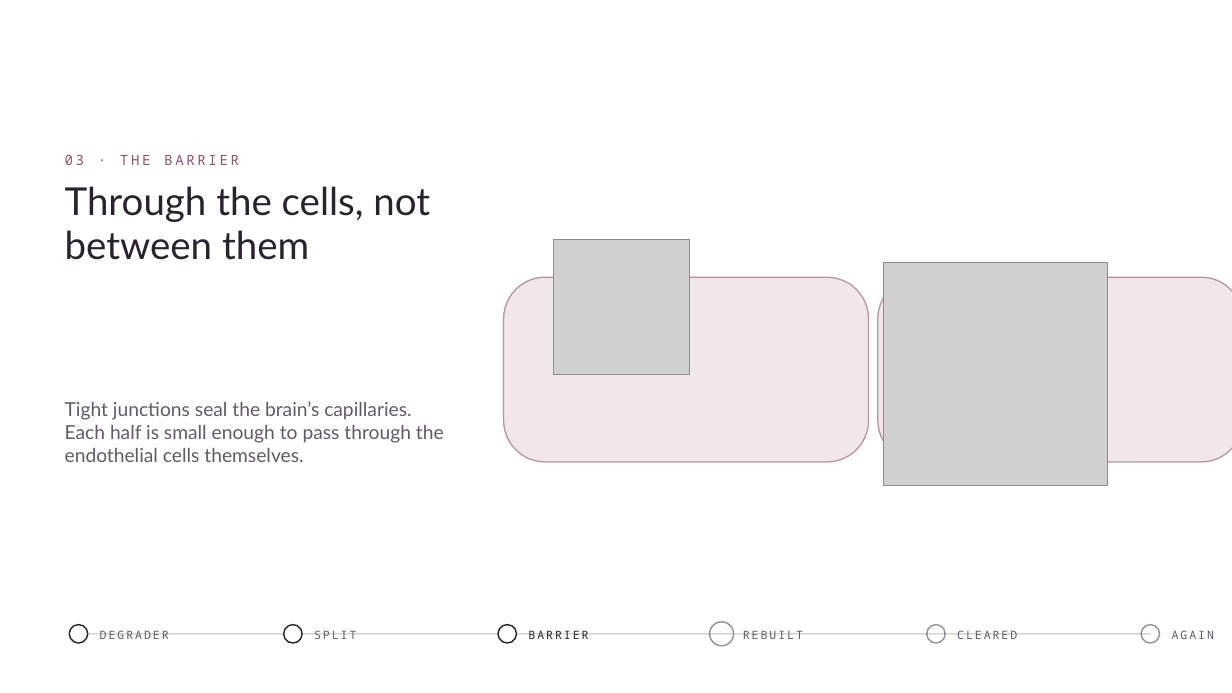
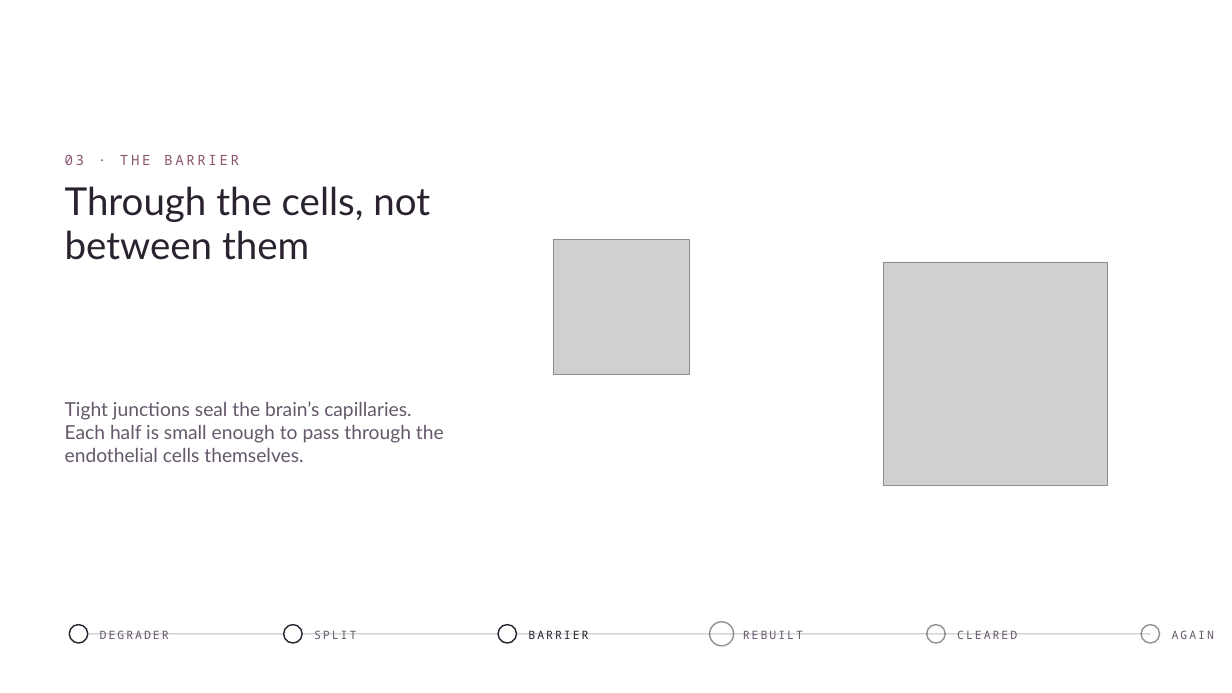
Before and after one commit to Ollieee44/Test, a slide deck: slide 4 of oyster/deck/oyster-selftac-morph.pptx. Drawn at 1232x693 pixels with LibreOffice and Linux fonts; fonts in the diff are those of the drawing; grey boxes stand for pictures; background and template pictures are left out. Boxes give left, top, right and bottom in pixels: in the first picture for what was removed or moved away, otherwise in the second. Text is boxed around its words. In the diff, an @@ line names an element or a change of style, - is before the commit and + after.

```diff
--- a/oyster/deck/oyster-selftac-morph.pptx
+++ b/oyster/deck/oyster-selftac-morph.pptx
@@ rounded rectangle removed at [504,277,869,462] @@
@@ rounded rectangle removed at [878,277,1232,462] @@
```
Also in this commit, not shown: 2 other files.
